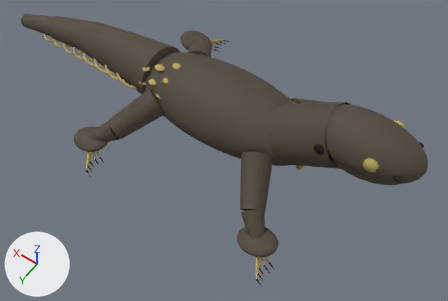
The glTF model research/img2threejs/singapore-assets/raw/clouded-monitor.glb: old version first, new version second.
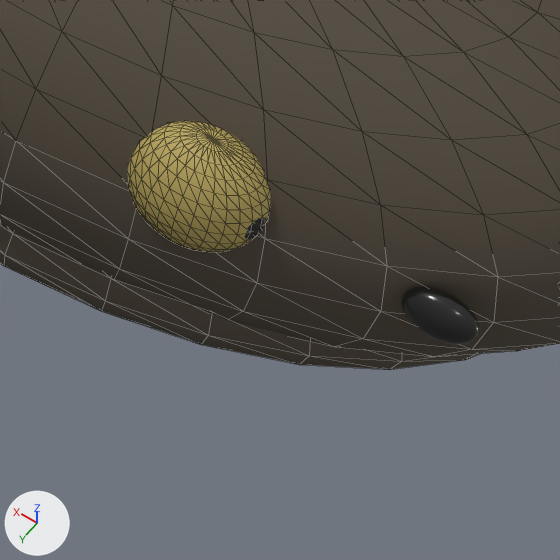
The first picture shows the older version from a 50 mm lens placed at (-1.67, 2.34, 3.53), pointed at (-0.12, 0.17, 0.12). The close-ups show the older and then the newer version on the part from 78% to 92% of the width and 48% to 68% of the height of that picture. Only the edits that show in the close-ups are written down. Arrows for +X, +Y and +Z are at lower left; the lights stay in place. The close-ups show mesh edges as thin lines. Where no turn or scale is listed for an object, it has been applied to the vertices.

The first close-up shows 'clouded-monitor-eyes/eye-left', 'head/lower-jaw', 'head/short-head', 'nostril-ear-details/nostril--1' and 1 more.
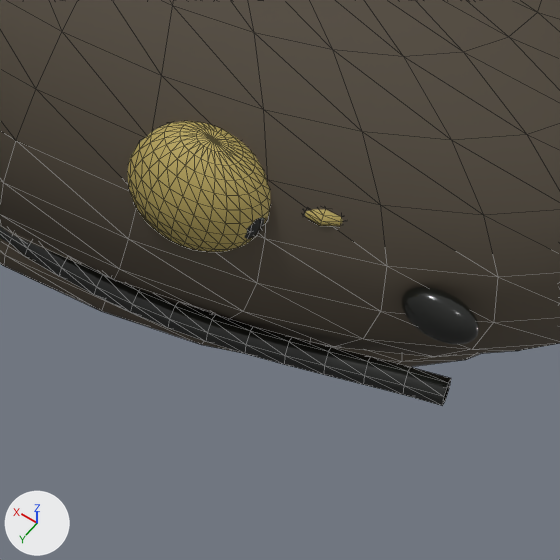
Where the newer file only moved an object's origin or applied its transform, the numbers keep the older frame.

What differs and where, as boxes [x1, y1, x2, y2] in the close-ups (560 x 560 px):
```json
{"object": "mouth-and-throat-detail/left-jaw-seam", "change": "added", "after": [0, 227, 451, 406]}
{"object": "scale-spot-system/head-dapple-1", "change": "added", "after": [305, 210, 343, 226], "on screen": "yellow"}
{"object": "head/lower-jaw", "change": "unchanged, covered by the edit", "before": [0, 226, 481, 370], "after": [0, 226, 481, 367]}
```

The change, as JSON lines over the scene's bpy script:
```json
{"op": "add", "block": "me_mesh_152", "code": ["me_mesh_152 = bpy.data.meshes.new('Mesh_152')", "me_mesh_152.from_pydata(...)  # 114 vertices, 216 faces; spans x -1.312..-0.87, y 0.142..0.189, z 0.6..0.644", "me_mesh_152.materials.append(mat_material_2)  # black #151714"]}
{"op": "add", "block": "me_mesh_121_1", "code": ["me_mesh_121_1 = bpy.data.meshes.new('Mesh_121')", "me_mesh_121_1.from_pydata(...)  # 210 vertices, 364 faces; spans x -0.026..0.026, y -0.0312..0.0312, z -0.012..0.012", "me_mesh_121_1.materials.append(mat_material_1)  # yellow #b9a65d"]}
{"op": "add", "block": "ob_mouth_and_throat_detail_left_jaw_seam", "code": ["ob_mouth_and_throat_detail_left_jaw_seam = bpy.data.objects.new('mouth-and-throat-detail/left-jaw-seam', me_mesh_152)", "ob_mouth_and_throat_detail_left_jaw_seam.location = (0.0, 0.0, 0.0075)"]}
{"op": "add", "block": "ob_scale_spot_system_head_dapple_1", "code": ["ob_scale_spot_system_head_dapple_1 = bpy.data.objects.new('scale-spot-system/head-dapple-1', me_mesh_121_1)", "ob_scale_spot_system_head_dapple_1.location = (-1.2, 0.13, 0.7475)"]}
```
